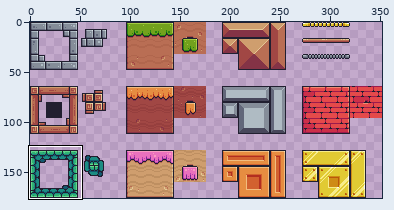
One commit to this sprite sheet: Assets/Sprites - Aula Projeto/Terrain/Terrain_16x16.png. The first picture is a wide view before the edit; the outline marks the close-up.
Close-up. The starting point:
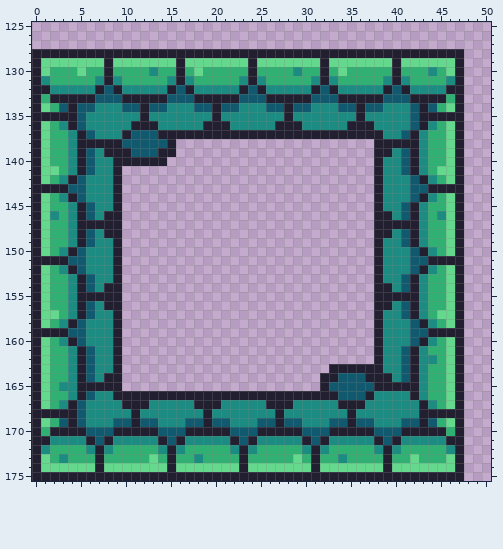
The file is 352x176 pixels. Shown: x 0..50, y 125..175.
The result:
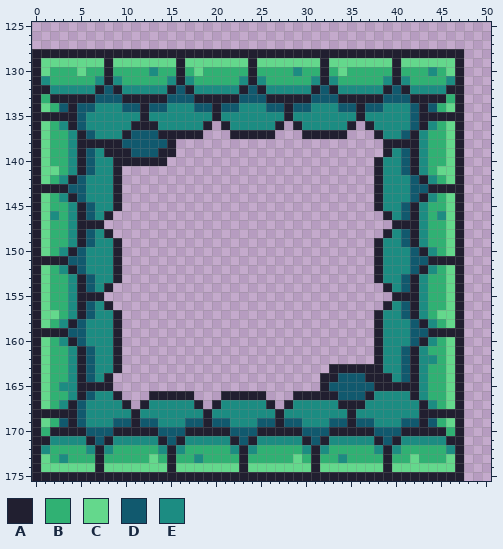
Palette (. is transparent): A #211f30  B #30b173  C #64d88c  D #11596e  E #1c8c82
Change:
@@ x 17..40 @@
 135 EEEAEEEEEEEAEEEEEEEAEEEE
-136 EEAAAEEEEEAAAEEEEEAAAEEE
-137 AAAAAAAAAAAAAAAAAAAAAAEE
-138 .....................AAA
-139 .....................AAE
+136 EEA.AEEEEEA.AEEEEEA.AEEE
+137 AA...AAAAA...AAAAA...AEE
+138 ......................AA
+139 ......................AE
 140 .....................AEE
@@ x 0..50 @@
 145 ACBBEADEEA............................AEEDAEBBCA...
-146 ACEBEADEAA............................AAEDAEBECA...
-147 ACBBEAAAAA............................AAAAAEBBCA...
-148 ACBBEADEAA............................AAEDAEBBCA...
+146 ACEBEADEA..............................AEDAEBECA...
+147 ACBBEAAA................................AAAEBBCA...
+148 ACBBEADEA..............................AEDAEBBCA...
 149 ACBBEADEEA............................AEEDAEBBCA...
@@ x 0..50 @@
 153 ACBBEADEEA............................AEEDAEBBCA...
-154 ACBBEADEAA............................AAEDAEBBCA...
-155 ACBBEAAAAA............................AAAAAEBBCA...
-156 ACBBEADEAA............................AAEDAEBBCA...
+154 ACBBEADEA..............................AEDAEBBCA...
+155 ACBBEAAA................................AAAEBBCA...
+156 ACBBEADEA..............................AEDAEBBCA...
 157 ACCBEADEEA............................AEEDAEBCCA...
@@ x 7..30 @@
 163 EEA.....................
-164 EAA.....................
-165 AAA.....................
-166 EEAAAAAAAAAAAAAAAAAAAAAA
-167 EEEAAAEEEEEAAAEEEEEAAAEE
+164 EA......................
+165 AA......................
+166 EEA...AAAAA...AAAAA...AA
+167 EEEA.AEEEEEA.AEEEEEA.AEE
 168 EEEEAEEEEEEEAEEEEEEEAEEE
